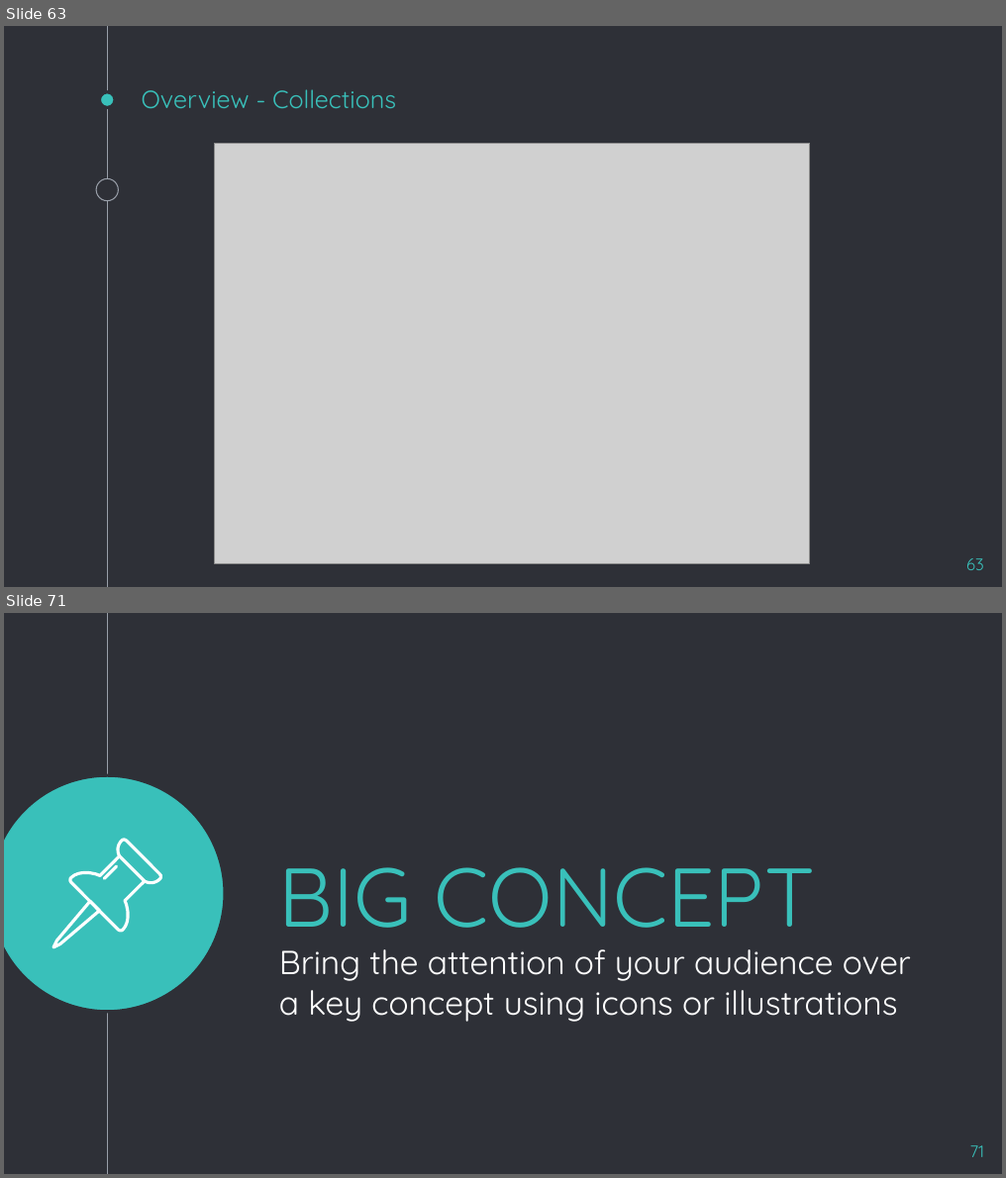
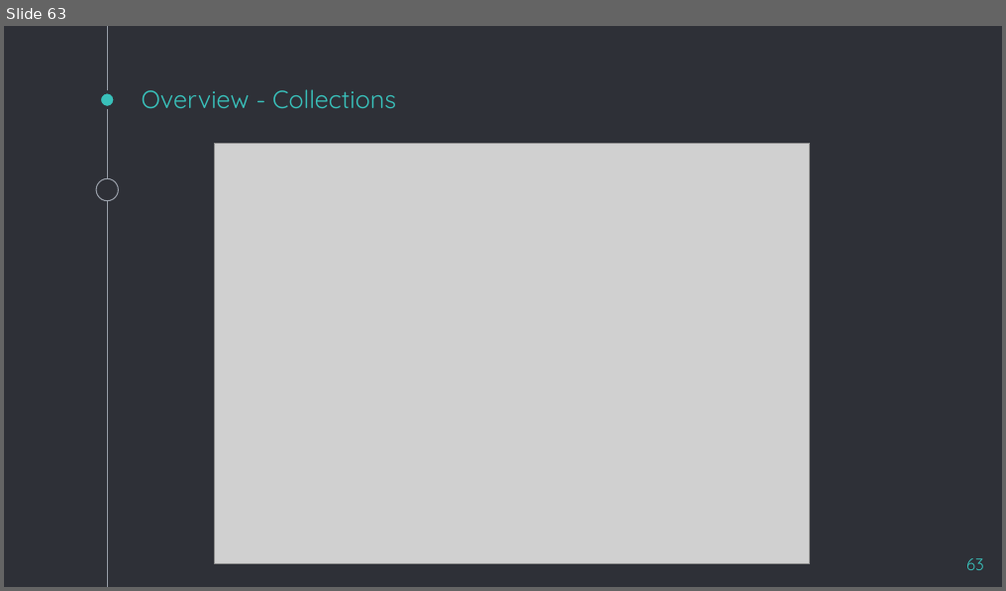
Before and after one commit to houwaey/java-training-materials, a slide deck: Java Presentation.pptx. Shown one above the other, each under a label of ours: slides 63 and 71 before the commit, slide 63 after it; the slides between them are not shown. The pictures are 1006x1178 and 1006x591 pixels, drawn with LibreOffice and Linux fonts; fonts in the diff are those of the drawing; grey boxes stand for pictures. Boxes give left, top, right and bottom in pixels: in the first picture for what was removed or moved away, otherwise in the second. Text is boxed around its words. In the diff, an @@ line names an element or a change of style, - is before the commit and + after.

```diff
--- a/Java Presentation.pptx
+++ b/Java Presentation.pptx
@@ slide 71 removed at [4, 613, 1002, 1174], background #2E3037; not listed: 1 template element that a slide beside it also shows @@
@@ ellipse removed at [4, 775, 226, 1012] @@
@@ group removed at [54, 840, 160, 948]: 4 freeform shapes @@
@@ title removed at [279, 867, 815, 928] @@
-BIG CONCEPT
@@ ellipse removed at [96, 882, 118, 904] @@
@@ subtitle removed at [279, 950, 911, 1022] @@
-Bring the attention of your audience over a key concept using icons or illustrations
@@ page number removed at [970, 1146, 984, 1157] @@
-71
```
Also in this commit, not shown: 3 slides changed, 2 slides added, 14 other slides removed.
